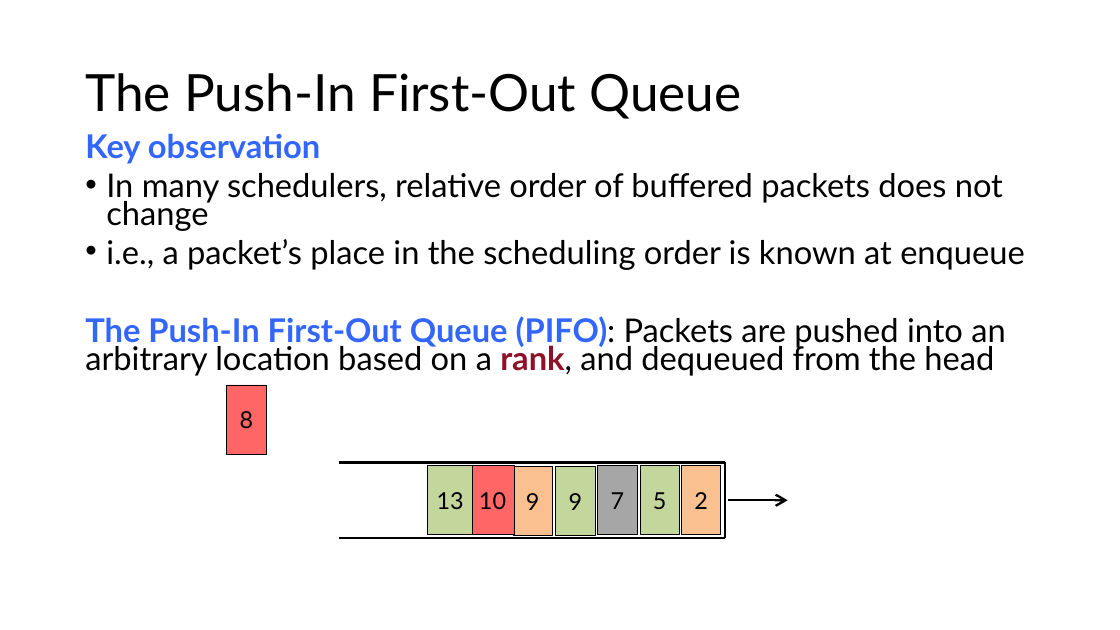
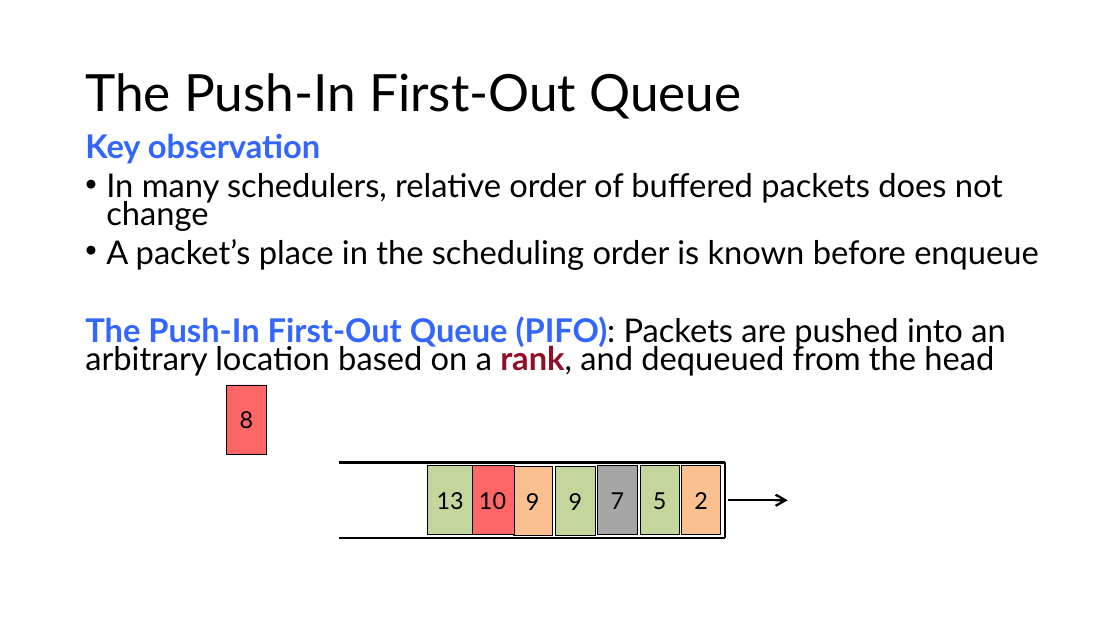
Before and after one commit to anirudhSK/pifo-domino-marple-ppts, a slide deck: slide 35 of combined_domino_pifo.pptx. Drawn at 1120x630 pixels with LibreOffice and Linux fonts; fonts in the diff are those of the drawing. Boxes give left, top, right and bottom in pixels: in the first picture for what was removed or moved away, otherwise in the second. Text is boxed around its words. In the diff, an @@ line names an element or a change of style, - is before the commit and + after.

```diff
--- a/combined_domino_pifo.pptx
+++ b/combined_domino_pifo.pptx
@@ text at [106,239,1039,270]: text changed @@
-• i.e., a packet’s place in the scheduling order is known at enqueue
+• A packet’s place in the scheduling order is known before enqueue
```
Also in this commit, not shown: 2 other slides changed.
